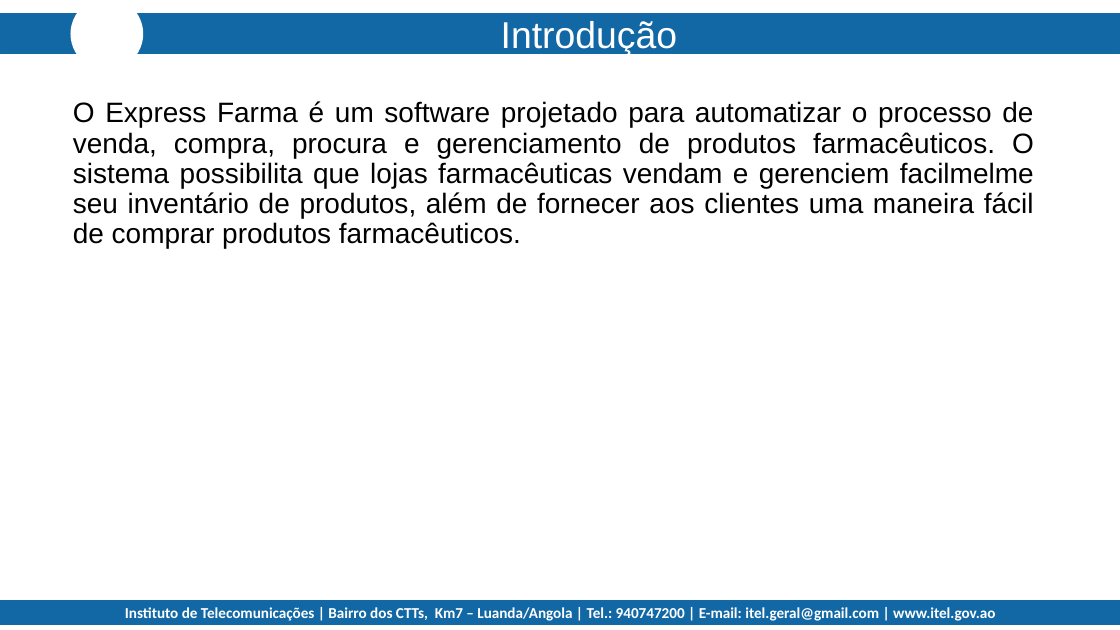
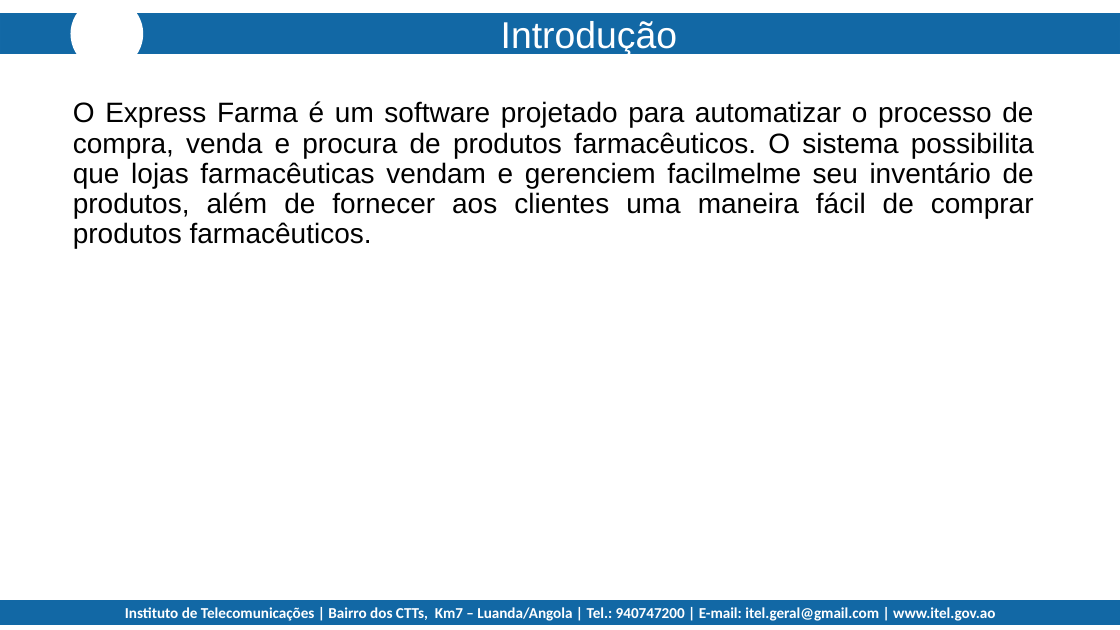
Before and after one commit to davidgunza05/MarketFarma, a slide deck: slide 3 of Express-Farma.pptx. Drawn at 1120x630 pixels with LibreOffice and Linux fonts; fonts in the diff are those of the drawing; background and template pictures are left out. Boxes give left, top, right and bottom in pixels: in the first picture for what was removed or moved away, otherwise in the second. Text is boxed around its words. In the diff, an @@ line names an element or a change of style, - is before the commit and + after.

```diff
--- a/Express-Farma.pptx
+++ b/Express-Farma.pptx
@@ title at bbox=[73, 101, 1034, 248]: text changed @@
-O Express Farma é um software projetado para automatizar o processo de venda, compra, procura e gerenciamento de produtos farmacêuticos. O sistema possibilita que lojas farmacêuticas vendam e gerenciem facilmelme seu inventário de produtos, além de fornecer aos clientes uma maneira fácil de comprar produtos farmacêuticos.
+O Express Farma é um software projetado para automatizar o processo de compra, venda e procura de produtos farmacêuticos. O sistema possibilita que lojas farmacêuticas vendam e gerenciem facilmelme seu inventário de produtos, além de fornecer aos clientes uma maneira fácil de comprar produtos farmacêuticos.
```
Also in this commit, not shown: 1 other slide changed, 3 other files.
